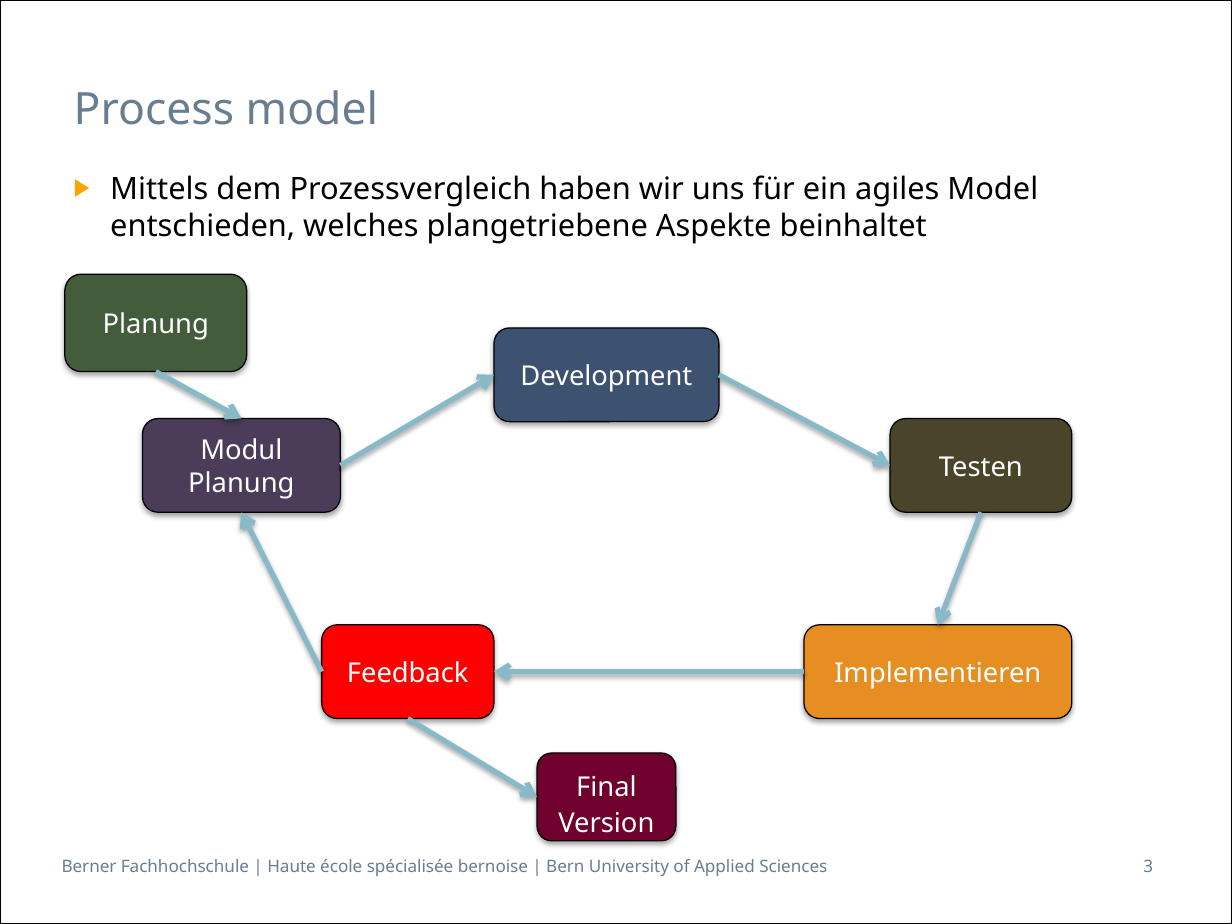
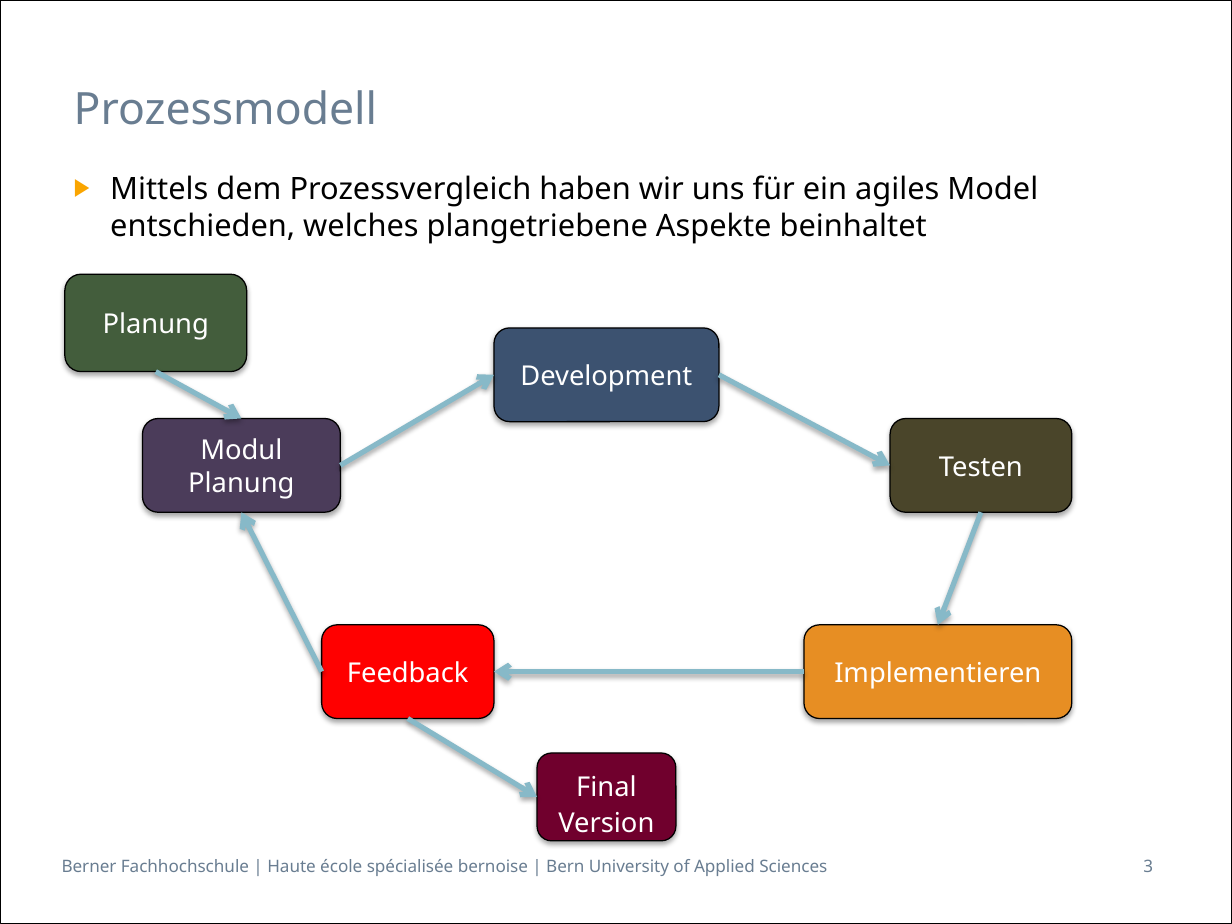
Before and after one commit to zyssm4/ch.bfh.btx8081.w2015.red, a slide deck: slide 3 of doc/Task02/Task02.pptx. Drawn at 1232x924 pixels with LibreOffice and Linux fonts; fonts in the diff are those of the drawing. Boxes give left, top, right and bottom in pixels: in the first picture for what was removed or moved away, otherwise in the second. Text is boxed around its words. In the diff, an @@ line names an element or a change of style, - is before the commit and + after.

```diff
--- a/doc/Task02/Task02.pptx
+++ b/doc/Task02/Task02.pptx
@@ title at box(74, 90, 378, 125): text changed @@
-Process model
+Prozessmodell
```
Also in this commit, not shown: 1 other slide changed, 1 other file.
